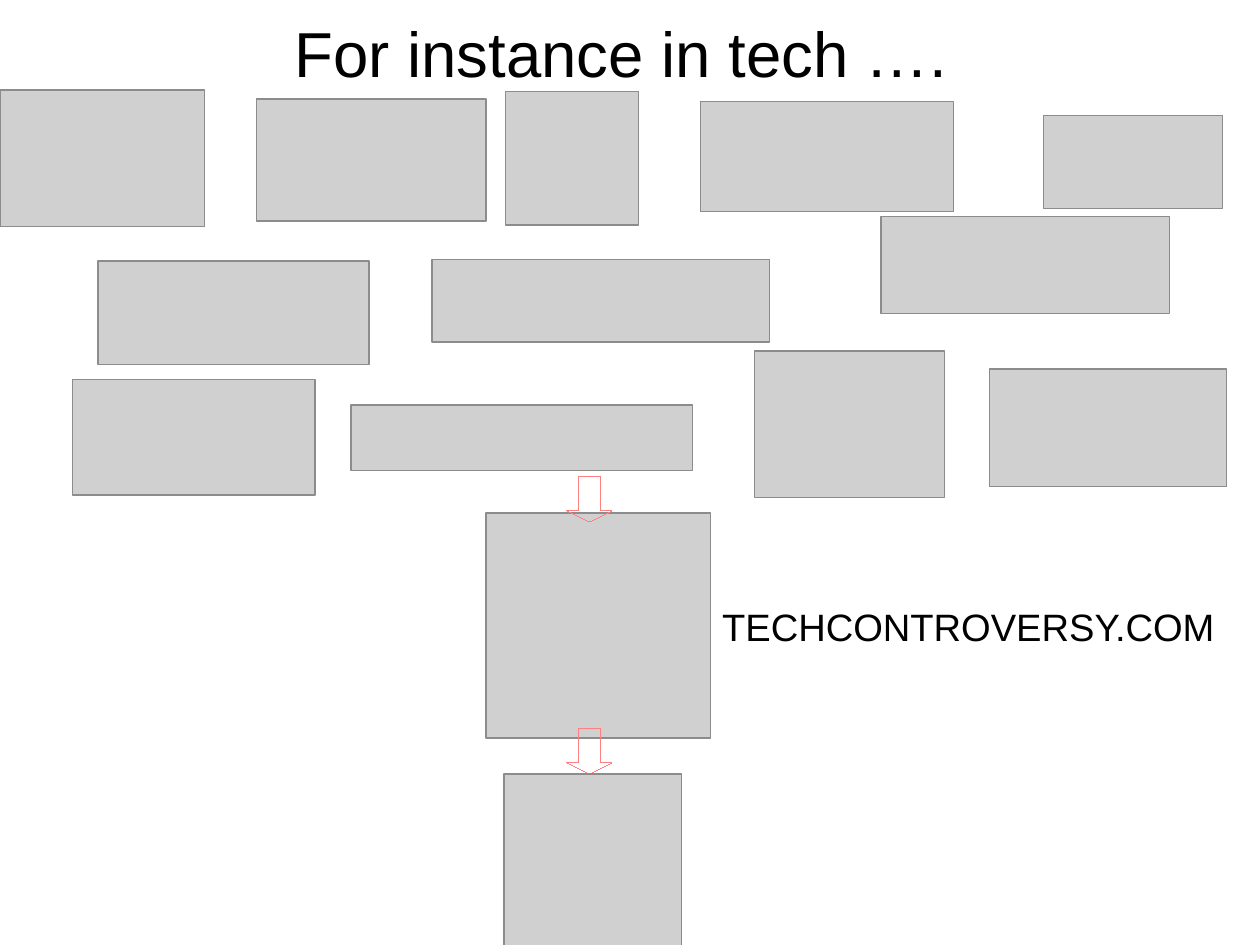
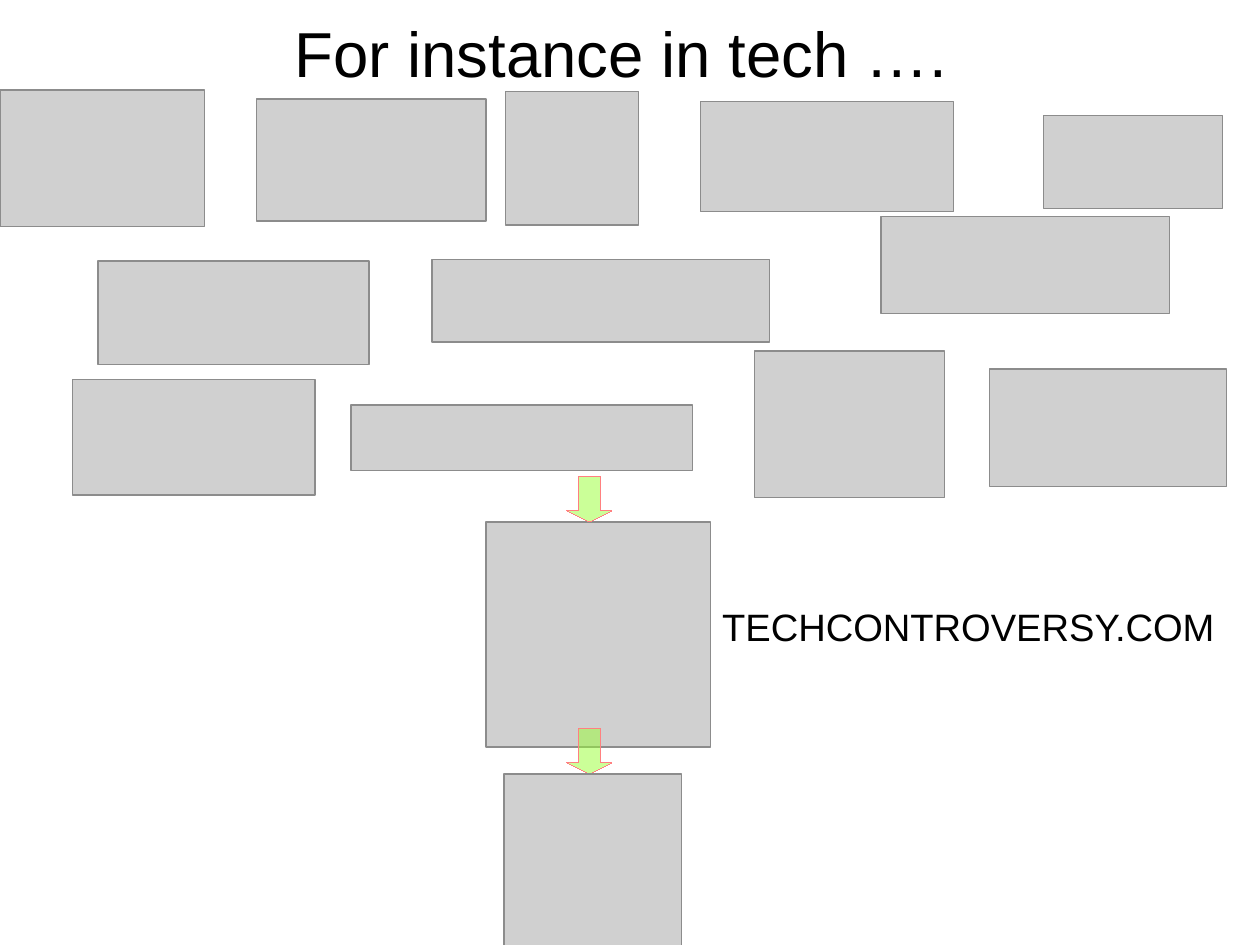
Before and after one commit to diegoami/newscollection, a slide deck: slide 4 of docs/Technical_NLP_6.odp. Drawn at 1260x945 pixels with LibreOffice and Linux fonts; fonts in the diff are those of the drawing; grey boxes stand for pictures. Boxes give left, top, right and bottom in pixels: in the first picture for what was removed or moved away, otherwise in the second. Text is boxed around its words. In the diff, an @@ line names an element or a change of style, - is before the commit and + after.

```diff
--- a/docs/Technical_NLP_6.odp
+++ b/docs/Technical_NLP_6.odp
@@ down arrow at [567,477,612,521]: fill none to #99FF33 at 50% opacity @@
@@ picture: place and size @@
-picture at [486,513,711,739]
+picture at [486,523,711,748]
@@ down arrow at [567,729,612,774]: fill none to #99FF33 at 50% opacity @@
```
Also in this commit, not shown: 8 other slides changed, 15 other files.
